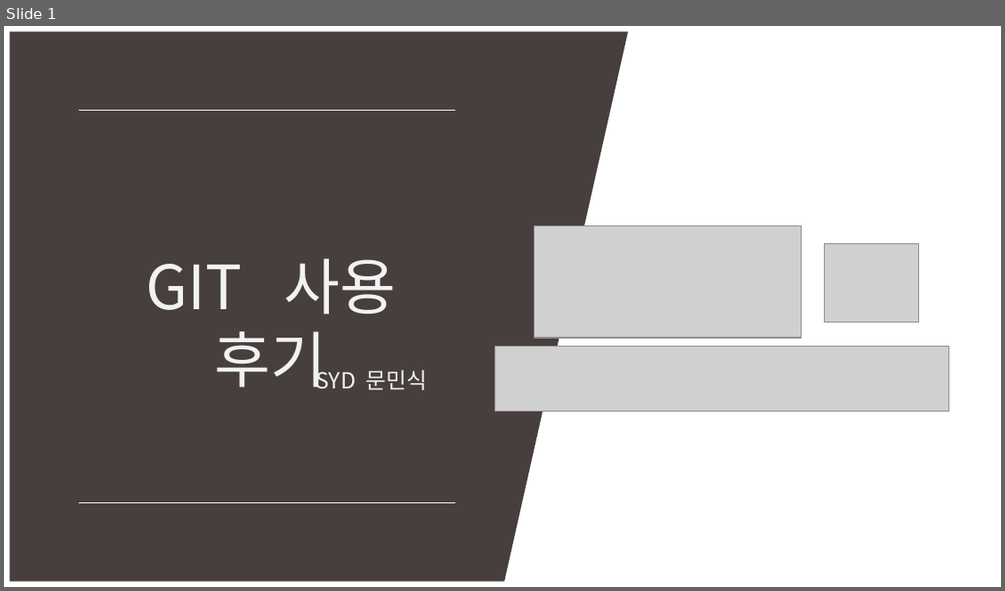
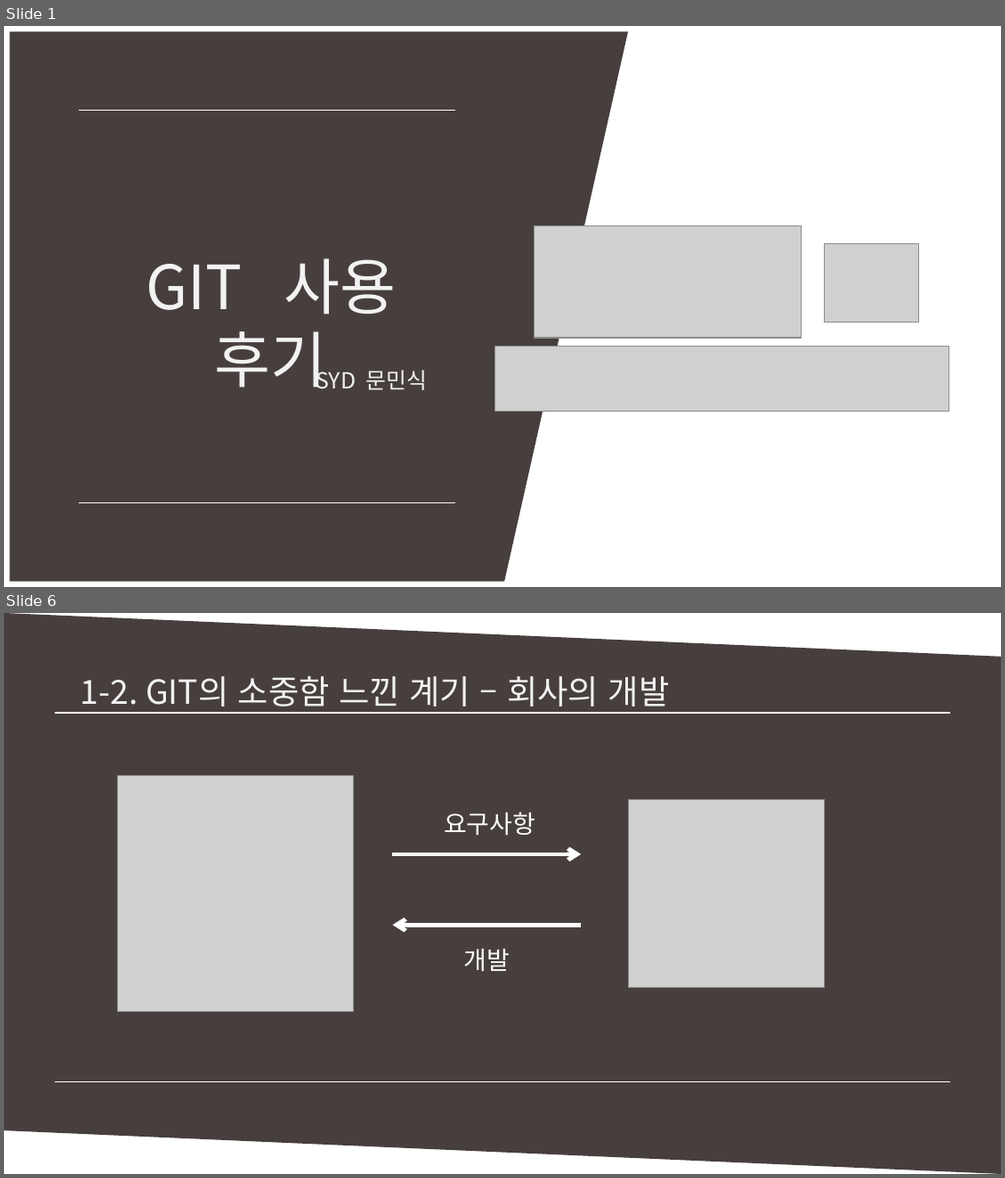
Before and after one commit to MinSikMoon/pptgit, a slide deck: git발표.pptx. Shown one above the other, each under a label of ours: slide 1 before the commit, slides 1 and 6 after it; the slides between them are not shown. The pictures are 1005x591 and 1005x1178 pixels, drawn with LibreOffice and Linux fonts; fonts in the diff are those of the drawing; grey boxes stand for pictures. Boxes give left, top, right and bottom in pixels: in the first picture for what was removed or moved away, otherwise in the second. Text is boxed around its words. In the diff, an @@ line names an element or a change of style, - is before the commit and + after.

```diff
--- a/git발표.pptx
+++ b/git발표.pptx
@@ slide 6 added at <box>4,613,1001,1174</box>, background #FFFFFF @@
@@ parallelogram added at <box>4,613,1001,1173</box>, fill #473F3D @@
@@ text added at <box>81,676,670,713</box>, 24 pt, text #F2F2F2 @@
+1-2. GIT의 소중함 느낀 계기 – 회사의 개발
@@ line added from (55, 713) to (950, 713), #FFFFFF 1 pt @@
@@ line added from (63, 713) to (950, 713), #FFFFFF 1 pt @@
@@ picture added at <box>118,776,353,1011</box> @@
@@ picture added at <box>628,799,825,988</box> @@
@@ text added at <box>444,811,535,835</box>, 18 pt, text #FFFFFF @@
+요구사항
@@ arrow added from (393, 854) to (581, 854), #FFFFFF 3 pt @@
@@ arrow added from (581, 925) to (393, 925), #FFFFFF 3 pt @@
@@ text added at <box>464,949,510,971</box>, 18 pt, text #FFFFFF @@
+개발
@@ line added from (55, 1081) to (942, 1081), #FFFFFF 1 pt @@
@@ line added from (55, 1081) to (950, 1081), #FFFFFF 1 pt @@
```
Also in this commit, not shown: 5 slides changed, 3 other slides added.
